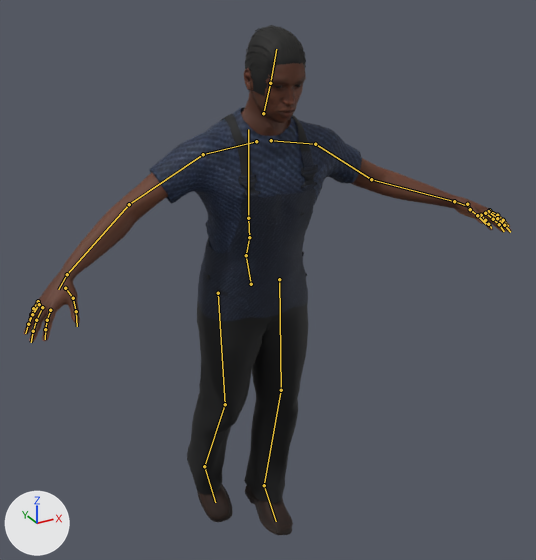
A saved change to the glTF model public/models/npcs/yeoville-car-guard.glb.
Rendered twice from a 50 mm camera at (-1.0, -1.938, 1.873) aimed at (0.09, 0.044, 0.882). Arrows for +X, +Y and +Z are at lower left; the lights stay in place. The older version comes first. Both versions are drawn at frame 17 of the action 'sprint'; the numbers are the values there. The bones that change, and the others that lie on the model, are drawn over the model as lines.

Names of what the first picture shows: 'EyesMesh', 'HairShoesMesh', 'OutfitMesh', 'SkinMesh'.
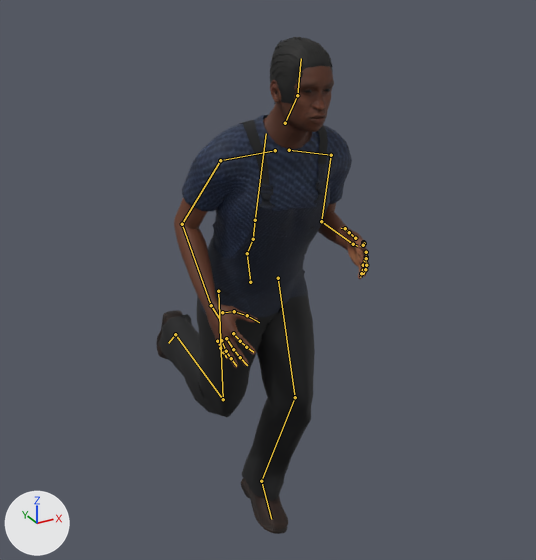
Boxes [x1, y1, x2, y2] around the edits, measured in the pictures (536 x 560 px):
'OutfitMesh', posed (9% narrower): before [149, 108, 362, 504]; after [159, 115, 352, 501]
'SkinMesh', posed (60% narrower, 6% taller): before [23, 58, 511, 342]; after [174, 66, 368, 368]
'HairShoesMesh', posed (59% wider): before [196, 25, 306, 535]; after [157, 37, 333, 534]
'EyesMesh', posed: before [274, 84, 301, 88]; after [304, 89, 330, 93]
bone 'Hips', root to tip: before (251, 284) to (246, 255); after (250, 282) to (247, 253)
bone 'Spine', root to tip: before (246, 255) to (249, 237); after (247, 253) to (253, 239)
bone 'Chest', root to tip: before (249, 237) to (248, 218); after (253, 239) to (255, 220)
bone 'UpperArm_L', root to tip: before (315, 144) to (371, 179); after (331, 155) to (321, 221)
bone 'LowerArm_L', root to tip: before (371, 179) to (454, 201); after (321, 221) to (353, 244)
bone 'UpperArm_R', root to tip: before (203, 154) to (129, 204); after (220, 160) to (182, 224)
bone 'LowerArm_R', root to tip: before (129, 204) to (67, 274); after (182, 224) to (211, 305)
bone 'Head', root to tip: before (270, 83) to (276, 49); after (297, 95) to (301, 58)
bone 'UpperLeg_L', root to tip: before (279, 279) to (281, 390); after (278, 278) to (295, 397)
bone 'LowerLeg_L', root to tip: before (281, 390) to (264, 485); after (295, 397) to (261, 481)
bone 'Foot_L', root to tip: before (264, 485) to (276, 521); after (261, 481) to (271, 519)
bone 'UpperLeg_R', root to tip: before (218, 293) to (225, 404); after (218, 291) to (223, 399)
bone 'LowerLeg_R', root to tip: before (225, 404) to (204, 466); after (223, 399) to (175, 334)
bone 'Foot_R', root to tip: before (204, 466) to (215, 502); after (175, 334) to (168, 343)

Patch to the scene script:
```diff
--- a/public/models/npcs/yeoville-car-guard.glb.py
+++ b/public/models/npcs/yeoville-car-guard.glb.py
@@ bone_hips @@
 bone_hips = bpy.data.objects['Npc_yeoville-car-guard'].pose.bones['Hips']  # child of 'Root'
-bone_hips.location = (0.0, -0.036, -0.013)
-bone_hips.rotation_quaternion = (1.0, 0.01, 0.006, -0.001)  # degrees (1, 1, 0)
+bone_hips.location = (0.0, -0.03, -0.011)
+bone_hips.rotation_quaternion = (0.999, 0.027, 0.037, -0.009)  # degrees (3, 4, -1)
@@ bone_spine @@
 bone_spine = bpy.data.objects['Npc_yeoville-car-guard'].pose.bones['Spine']  # child of 'Hips'
-bone_spine.rotation_quaternion = (0.995, 0.064, -0.008, -0.013)  # degrees (7, -1, -2)
+bone_spine.rotation_quaternion = (0.986, 0.167, -0.019, -0.007)  # degrees (19, -2, -1)
@@ bone_chest @@
 bone_chest = bpy.data.objects['Npc_yeoville-car-guard'].pose.bones['Chest']  # child of 'Spine'
-bone_chest.rotation_quaternion = (0.999, -0.026, -0.001, -0.001)  # degrees (-3, 0, 0)
+bone_chest.rotation_quaternion = (0.998, -0.068, -0.003, -0.009)  # degrees (-8, 0, -1)
@@ bone_upperarm_l @@
 bone_upperarm_l = bpy.data.objects['Npc_yeoville-car-guard'].pose.bones['UpperArm_L']  # child of 'clavicle_l'
-bone_upperarm_l.rotation_quaternion = (0.93, 0.076, -0.162, 0.134)  # degrees (7, -21, 15)
+bone_upperarm_l.rotation_quaternion = (0.949, 0.001, 0.148, -0.275)  # degrees (-5, 16, -33)
@@ bone_lowerarm_l @@
 bone_lowerarm_l = bpy.data.objects['Npc_yeoville-car-guard'].pose.bones['LowerArm_L']  # child of 'UpperArm_L'
-bone_lowerarm_l.rotation_quaternion = (0.932, -0.042, 0.0, -0.003)  # degrees (-5, 0, 0)
+bone_lowerarm_l.rotation_quaternion = (0.835, 0.548, 0.0, 0.044)  # degrees (66, -3, 4)
@@ bone_upperarm_r @@
 bone_upperarm_r = bpy.data.objects['Npc_yeoville-car-guard'].pose.bones['UpperArm_R']  # child of 'clavicle_r'
-bone_upperarm_r.rotation_quaternion = (0.953, -0.049, -0.009, -0.133)  # degrees (-6, -2, -16)
+bone_upperarm_r.rotation_quaternion = (0.955, -0.112, -0.116, 0.249)  # degrees (-16, -10, 31)
@@ bone_lowerarm_r @@
 bone_lowerarm_r = bpy.data.objects['Npc_yeoville-car-guard'].pose.bones['LowerArm_R']  # child of 'UpperArm_R'
-bone_lowerarm_r.rotation_quaternion = (0.954, -0.128, 0.0, 0.01)  # degrees (-15, 0, 1)
+bone_lowerarm_r.rotation_quaternion = (0.96, 0.28, 0.0, -0.023)  # degrees (32, 1, -2)
@@ bone_head @@
 bone_head = bpy.data.objects['Npc_yeoville-car-guard'].pose.bones['Head']  # child of 'neck_01'
-bone_head.rotation_quaternion = (0.989, 0.102, -0.001, 0.012)  # degrees (12, 0, 1)
+bone_head.rotation_quaternion = (0.996, -0.08, 0.003, 0.031)  # degrees (-9, 1, 4)
@@ bone_upperleg_l @@
 bone_upperleg_l = bpy.data.objects['Npc_yeoville-car-guard'].pose.bones['UpperLeg_L']  # child of 'Hips'
-bone_upperleg_l.rotation_quaternion = (0.996, 0.01, -0.02, 0.072)  # degrees (1, -2, 8)
+bone_upperleg_l.rotation_quaternion = (-0.978, 0.138, 0.001, -0.153)  # degrees (-16, 2, 17)
@@ bone_lowerleg_l @@
 bone_lowerleg_l = bpy.data.objects['Npc_yeoville-car-guard'].pose.bones['LowerLeg_L']  # child of 'UpperLeg_L'
-bone_lowerleg_l.rotation_quaternion = (0.986, 0.081, 0.0, 0.001)  # degrees (9, 0, 0)
+bone_lowerleg_l.rotation_quaternion = (0.949, 0.315, 0.0, 0.005)  # degrees (37, 0, 1)
@@ bone_foot_l @@
 bone_foot_l = bpy.data.objects['Npc_yeoville-car-guard'].pose.bones['Foot_L']  # child of 'LowerLeg_L'
-bone_foot_l.rotation_quaternion = (0.988, -0.039, -0.103, 0.07)  # degrees (-5, -11, 9)
+bone_foot_l.rotation_quaternion = (0.987, -0.093, -0.098, 0.087)  # degrees (-12, -10, 11)
@@ bone_upperleg_r @@
 bone_upperleg_r = bpy.data.objects['Npc_yeoville-car-guard'].pose.bones['UpperLeg_R']  # child of 'Hips'
-bone_upperleg_r.rotation_quaternion = (-0.995, -0.02, -0.029, 0.049)  # degrees (2, 3, -6)
+bone_upperleg_r.rotation_quaternion = (0.994, 0.041, 0.055, -0.061)  # degrees (4, 7, -7)
@@ bone_lowerleg_r @@
 bone_lowerleg_r = bpy.data.objects['Npc_yeoville-car-guard'].pose.bones['LowerLeg_R']  # child of 'UpperLeg_R'
-bone_lowerleg_r.rotation_quaternion = (0.915, 0.21, 0.0, -0.003)  # degrees (26, 0, 0)
+bone_lowerleg_r.rotation_quaternion = (0.722, 0.69, 0.0, -0.011)  # degrees (87, 1, -1)
@@ bone_foot_r @@
 bone_foot_r = bpy.data.objects['Npc_yeoville-car-guard'].pose.bones['Foot_R']  # child of 'LowerLeg_R'
-bone_foot_r.rotation_quaternion = (0.987, 0.094, 0.121, -0.023)  # degrees (11, 14, -1)
+bone_foot_r.rotation_quaternion = (0.967, 0.198, 0.157, 0.024)  # degrees (24, 17, 7)
```
